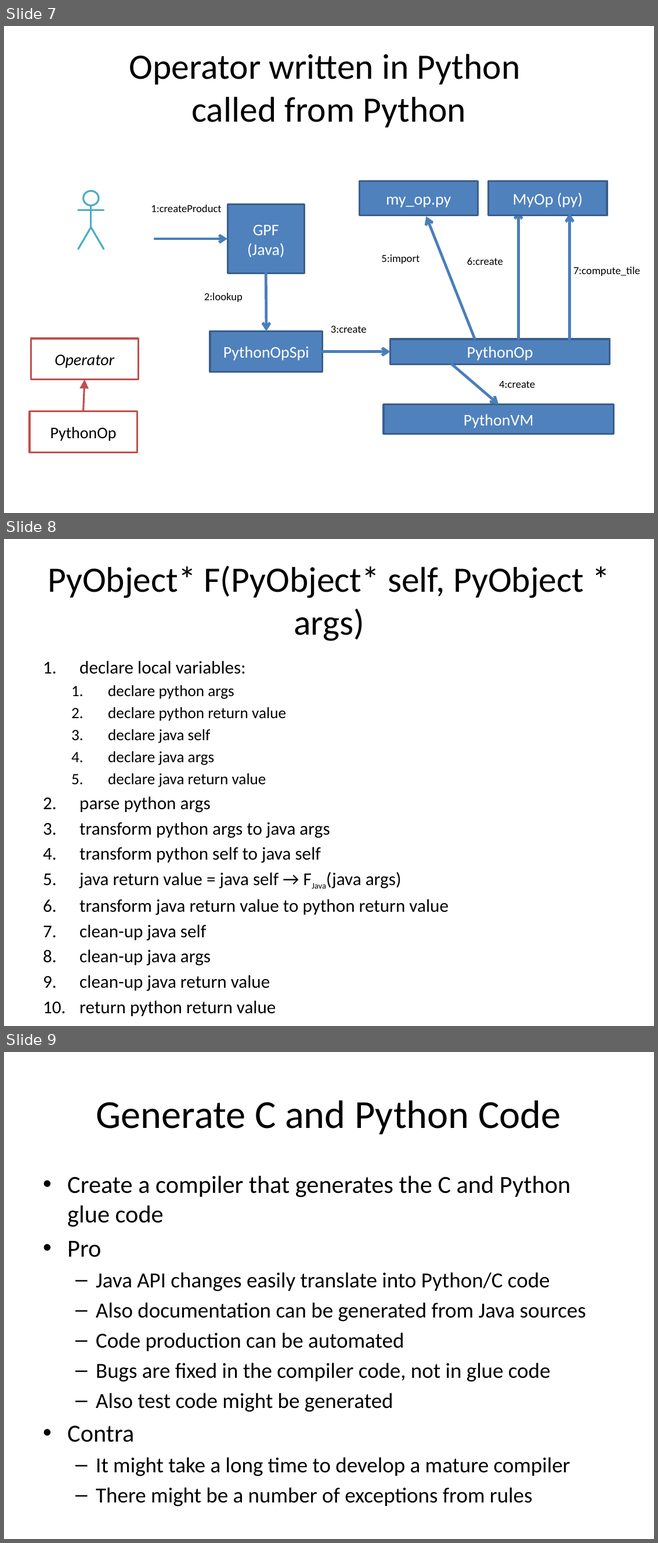
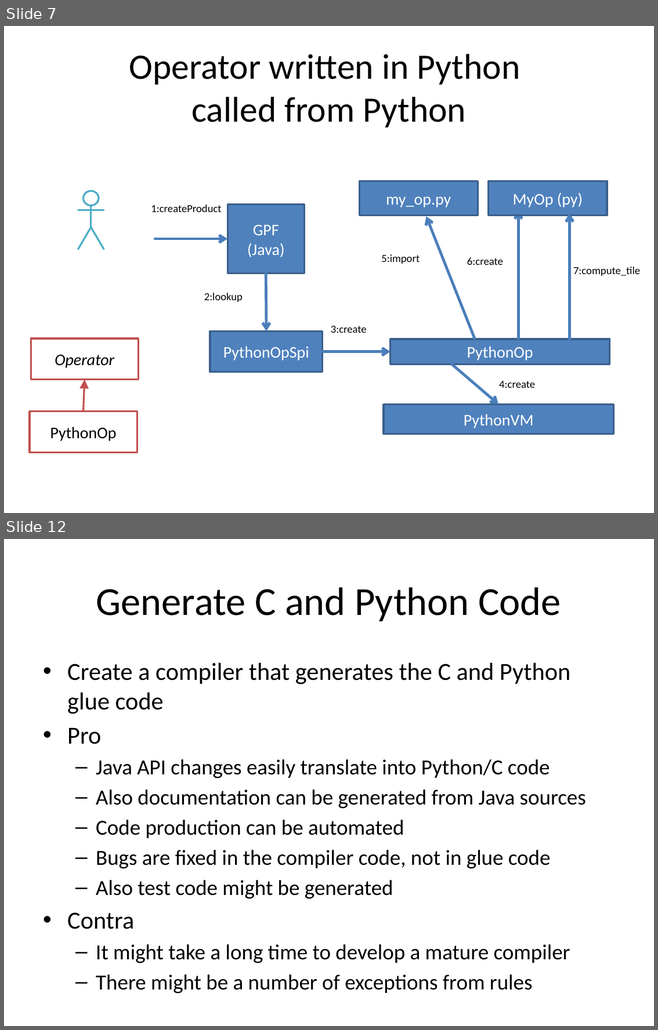
Before and after one commit to bcdev/beam-extapi, a slide deck: docs/beam-extapi.pptx. Shown one above the other, each under a label of ours: slides 7, 8 and 9 before the commit, slides 7 and 12 after it; the slides between them are not shown. The pictures are 658x1543 and 658x1030 pixels, drawn with LibreOffice and Linux fonts; fonts in the diff are those of the drawing. Boxes give left, top, right and bottom in pixels: in the first picture for what was removed or moved away, otherwise in the second. Text is boxed around its words. In the diff, an @@ line names an element or a change of style, - is before the commit and + after.

```diff
--- a/docs/beam-extapi.pptx
+++ b/docs/beam-extapi.pptx
@@ slide 8 removed at bbox=[4, 539, 654, 1026], background #FFFFFF @@
@@ title removed at bbox=[48, 566, 583, 641] @@
-PyObject* F(PyObject* self, PyObject * args)
@@ text removed at bbox=[79, 661, 448, 1016] @@
-1. declare local variables:
-  1. declare python args
-  2. declare python return value
-  3. declare java self
-  4. declare java args
-  5. declare java return value
-2. parse python args
-3. transform python args to java args
-4. transform python self to java self
-5. java return value = java self → FJava(java args)
-6. transform java return value to python return value
-7. clean-up java self
-8. clean-up java args
-9. clean-up java return value
-10. return python return value
@@ what was slide 9 is now slide 12 @@
```
Also in this commit, not shown: 1 slide changed, 3 slides added.
